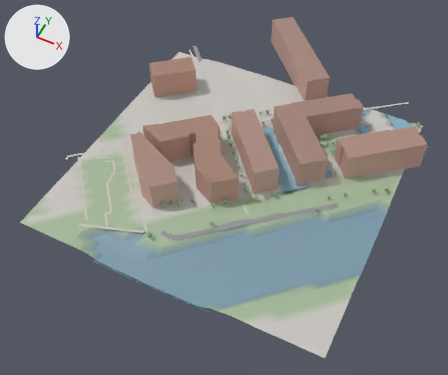
One commit to the glTF model game/world/tile_-3_6.glb: the scene before it, then after it.
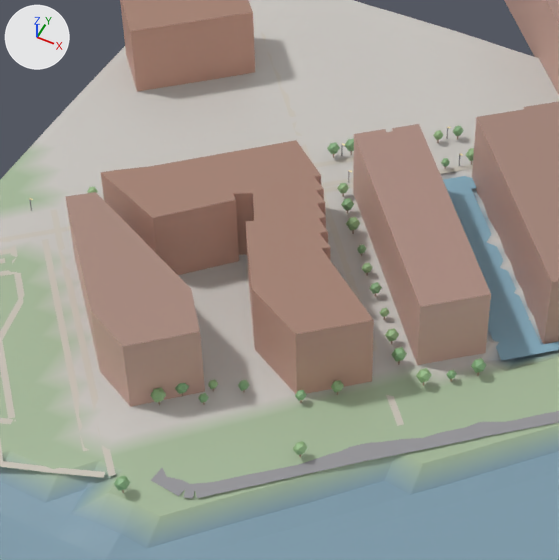
The first picture shows the older version from a 50 mm camera at (-486.0, -1995.0, 388.0) aimed at (-649.0, -1669.0, -19.0). The close-ups show the older and then the newer version on the part from 24% to 68% of the width and 17% to 70% of the height of that picture. Only the edits that show in the close-ups are written down. The lights are fixed; the arrows at upper left show +X, +Y and +Z. Where no turn or scale is listed for an object, it has been applied to the vertices.

Names of what the first close-up shows: 'buildings', 'paths', 'props', 'roads', 'terrain', 'water'.
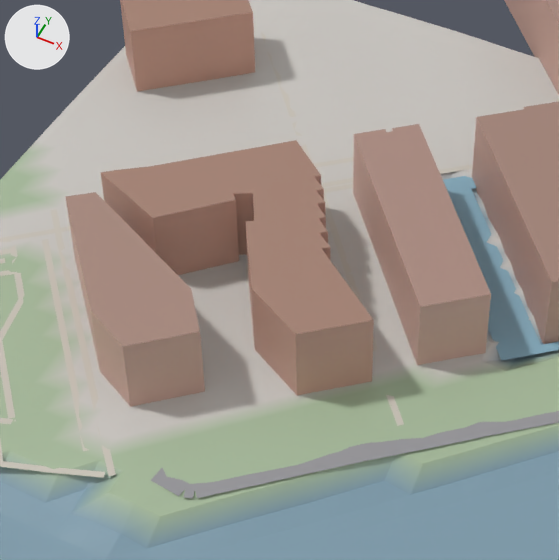
Boxes (x1, y1, x2, y2) around the edits, measured in the close-ups (559 x 560 px):
'props', deleted: before (29, 126, 486, 493)

What changed in the scene script:
```text
Remove ob_props:
    ob_props = bpy.data.objects.new('props', me_props)
    ob_props.location = (0.0, 0.0, 0.0)
```
